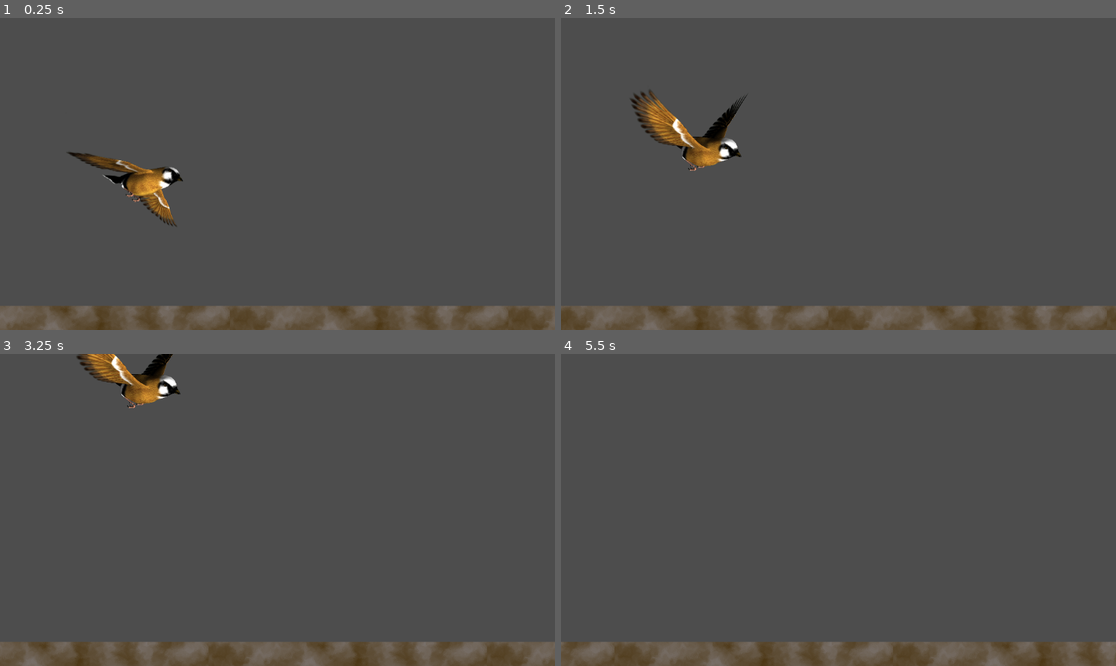
Above: before the commit, frames 1-4 (two rows, left to right).
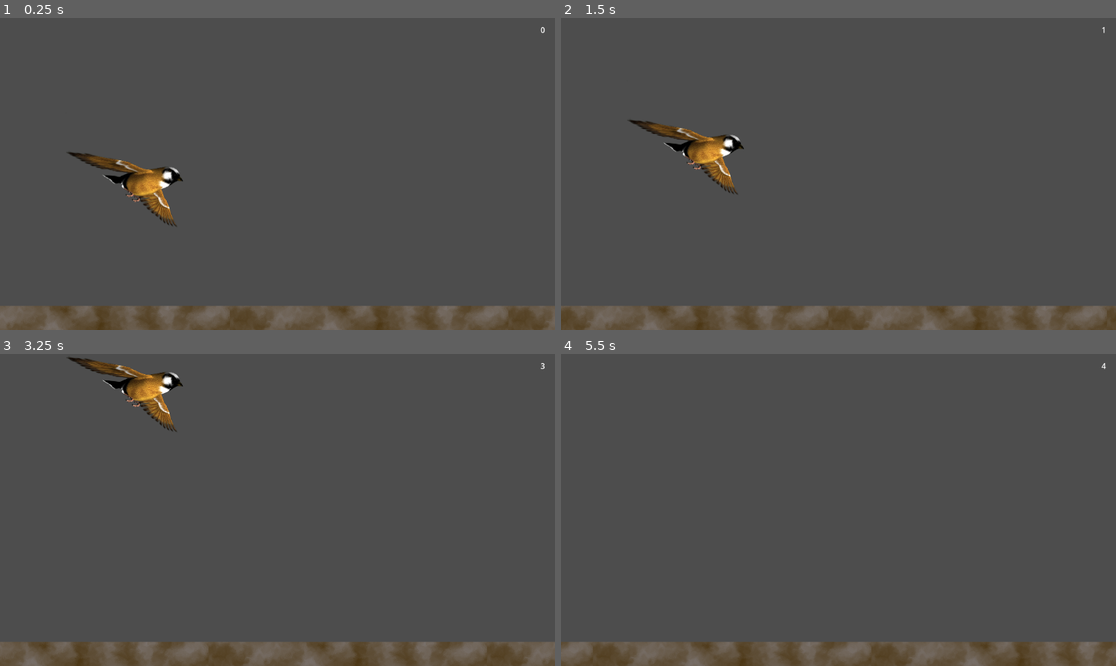
Above: after the commit, the same moments.

Repository: chriscoomber/chriscoomber-godot-flappy-bird
Game: Godot game, scene res://main.tscn
Two runs of this game, one before a commit and one after it. Both use one fixed random seed, a clock stepped at 60 frames per second and the inputs below.
Inputs:
- Up to frame 1 (0.25 s): no input
- Up to frame 2 (1.5 s): tap Space (jump) at 0.77, 1.07 s
- Up to frame 3 (3.25 s): tap Space (jump) at 1.52, 1.82, 3.02 s
- Up to frame 4 (5.5 s): tap Space (jump) at 3.32, 3.77, 4.07, 4.52, 4.82 s; tap Escape (pause, bound only after the commit) at 4.15 s

The runs differ from the first frame. In frame 1, less than 0.1% of the frame differs, in the area x 97-99%, y 2-5%; in frame 2, 2.3%; in frame 3, 1.8%; in frame 4, 3.1%, in the area x 0-100%, y 2-100%.

Commit message:
Add score and pause functionality

Diff:
--- a/ui.gd
+++ b/game_over_retry_ui.gd
@@ -11,4 +11,5 @@
 
 # Called every frame. 'delta' is the elapsed time since the previous frame.
 func _process(delta):
-	pass
+	if visible and Input.is_action_just_pressed("restart"):
+		retry_pressed.emit()
--- a/ui.tscn
+++ b/game_over_retry_ui.tscn
@@ -1,6 +1,6 @@
 [gd_scene load_steps=2 format=3 uid="uid://1sowpwys1sf3"]
 
-[ext_resource type="Script" path="res://ui.gd" id="1_mwvwk"]
+[ext_resource type="Script" path="res://game_over_retry_ui.gd" id="1_mwvwk"]
 
 [node name="GameOver" type="Control"]
 layout_mode = 3
--- a/main.gd
+++ b/main.gd
@@ -5,7 +5,6 @@
 var speed = 400.0
 var player_start_position
 var camera_start_position
-var ui_start_position
 var loaded_area_start_position
 var last_ground_offset = 0
 var ground_width = 578
@@ -16,35 +15,48 @@
 func _ready():
 	ground_scene_path = $Ground.scene_file_path
 	ground_scene = load(ground_scene_path)
-	$Ui.hide()
+	$UiLayer/GameOverRetryUi.hide()
 	player_start_position = $Player.position
 	camera_start_position = $Camera.position
-	ui_start_position = $Ui.position
 	loaded_area_start_position = $LoadedArea.position
+	$UiLayer/Score.start()
 
 func restart_game():
 	current_position = 0.0
 	last_ground_offset = 0
 	is_paused = true
-	$Ui.hide()
+	$UiLayer/GameOverRetryUi.hide()
 	$Player.get_ready(player_start_position)
 	$Camera.position = camera_start_position
-	$Ui.position = ui_start_position
 	$LoadedArea.position = loaded_area_start_position
+	$UiLayer/Score.score = 0
+
 	await get_tree().create_timer(1.0).timeout
 	is_paused = false
 	$Player.go()
+	$UiLayer/Score.start()
 
 func game_over():
 	print('game_over')
-	$Ui.show()
+	$UiLayer/Score.stop()
+	$UiLayer/GameOverRetryUi.set_score($UiLayer/Score.score)
+	$UiLayer/GameOverRetryUi.show()
 
 # Called every frame. 'delta' is the elapsed time since the previous frame.
 func _process(delta):
+	if Input.is_action_just_pressed("pause"):
+		if not is_paused:
+			is_paused = true
+			$UiLayer/Score.pause()
+			$Player.pause()
+		else:
+			is_paused = false
+			$UiLayer/Score.unpause()
+			$Player.unpause()
+
 	if not is_paused:
 		current_position += delta * speed
 		$Camera.position.x += delta * speed
-		$Ui.position.x += delta * speed
 		$LoadedArea.position.x += delta * speed
 		maybe_spawn_ground()
 
--- a/main.tscn
+++ b/main.tscn
@@ -1,9 +1,10 @@
-[gd_scene load_steps=6 format=3 uid="uid://xvwstw8vcwux"]
+[gd_scene load_steps=7 format=3 uid="uid://xvwstw8vcwux"]
 
 [ext_resource type="PackedScene" uid="uid://hcq3muudqw16" path="res://player.tscn" id="1_bvkch"]
 [ext_resource type="Script" path="res://main.gd" id="1_h64j8"]
 [ext_resource type="PackedScene" uid="uid://nwcja8reylsr" path="res://ground.tscn" id="3_43afu"]
-[ext_resource type="PackedScene" uid="uid://1sowpwys1sf3" path="res://ui.tscn" id="3_v6fab"]
+[ext_resource type="PackedScene" uid="uid://1sowpwys1sf3" path="res://game_over_retry_ui.tscn" id="3_v6fab"]
+[ext_resource type="PackedScene" uid="uid://o3qlu4gw1dm" path="res://score.tscn" id="5_2dkdl"]
 
 [sub_resource type="RectangleShape2D" id="RectangleShape2D_dtctg"]
 size = Vector2(4286, 2201)
@@ -13,8 +14,6 @@
 
 [node name="Player" parent="." instance=ExtResource("1_bvkch")]
 position = Vector2(303, 337)
-
-[node name="Ui" parent="." instance=ExtResource("3_v6fab")]
 
 [node name="Camera" type="Camera2D" parent="."]
 position = Vector2(579, 325)
@@ -27,6 +26,12 @@
 
 [node name="Ground" parent="." instance=ExtResource("3_43afu")]
 
+[node name="UiLayer" type="CanvasLayer" parent="."]
+
+[node name="GameOverRetryUi" parent="UiLayer" instance=ExtResource("3_v6fab")]
+
+[node name="Score" parent="UiLayer" instance=ExtResource("5_2dkdl")]
+
 [connection signal="player_died" from="Player" to="." method="_on_player_player_died"]
-[connection signal="retry_pressed" from="Ui" to="." method="_on_game_over_retry_pressed"]
 [connection signal="body_exited" from="LoadedArea" to="." method="_on_loaded_area_body_exited"]
+[connection signal="retry_pressed" from="UiLayer/GameOverRetryUi" to="." method="_on_game_over_retry_pressed"]
--- a/player.gd
+++ b/player.gd
@@ -7,16 +7,20 @@
 const MAX_JUMP_CHARGE = 2.0
 var jump_charge = 0.0
 var accel_y = 0.0
+# Dead, so just slide along the floor comically - no inputs
 var is_dead = false
-var is_paused = false
+# Special status when paused by with 0 momentum - enables us to get around a
+# weird bug where it counts as on the floor still when resuming physics
+# processes
+var is_respawning = false
 
 # Get the gravity from the project settings to be synced with RigidBody nodes.
 var gravity = ProjectSettings.get_setting("physics/2d/default_gravity")
 
 func _physics_process(delta):
-	if is_paused:
+	if is_respawning:
 		move_and_slide()
-		return;
+		return
 
 	if is_on_floor():
 		if not is_dead:
@@ -30,7 +34,7 @@
 	if is_dead:
 		velocity.x = 0.0
 	else:
-		$AnimatedSprite2D.speed_scale = -velocity.y * 0.004
+		$AnimatedSprite2D.speed_scale = 0 # -velocity.y * 0.004
 
 		if Input.is_action_pressed("jump"):
 			# Charging a jump
@@ -59,8 +63,18 @@
 	velocity.y = 0.0
 	accel_y = 0.0
 	$AnimatedSprite2D.play('glide')
-	is_paused = true
+	is_respawning = true
 
 func go():
-	is_paused = false
+	is_respawning = false
 	is_dead = false
+
+func pause():
+	set_physics_process(false)
+	$AnimatedSprite2D.pause()
+	pass
+
+func unpause():
+	set_physics_process(true)
+	$AnimatedSprite2D.play()
+	pass
--- a/project.godot
+++ b/project.godot
@@ -22,6 +22,16 @@
 "events": [Object(InputEventKey,"resource_local_to_scene":false,"resource_name":"","device":-1,"window_id":0,"alt_pressed":false,"shift_pressed":false,"ctrl_pressed":false,"meta_pressed":false,"pressed":false,"keycode":0,"physical_keycode":32,"key_label":0,"unicode":32,"echo":false,"script":null)
 ]
 }
+pause={
+"deadzone": 0.5,
+"events": [Object(InputEventKey,"resource_local_to_scene":false,"resource_name":"","device":-1,"window_id":0,"alt_pressed":false,"shift_pressed":false,"ctrl_pressed":false,"meta_pressed":false,"pressed":false,"keycode":0,"physical_keycode":4194305,"key_label":0,"unicode":0,"echo":false,"script":null)
+]
+}
+restart={
+"deadzone": 0.5,
+"events": [Object(InputEventKey,"resource_local_to_scene":false,"resource_name":"","device":-1,"window_id":0,"alt_pressed":false,"shift_pressed":false,"ctrl_pressed":false,"meta_pressed":false,"pressed":false,"keycode":0,"physical_keycode":32,"key_label":0,"unicode":32,"echo":false,"script":null)
+]
+}
 
 [physics]
 
--- /dev/null
+++ b/score.gd
@@ -0,0 +1,24 @@
+extends RichTextLabel
+
+var _score = 0
+var score:
+	get:
+		return _score
+	set(value):
+		_score = value
+		text = str(_score)
+
+func start():
+	$Timer.start()
+
+func pause():
+	$Timer.paused = true
+
+func unpause():
+	$Timer.paused = false
+
+func stop():
+	$Timer.stop()
+
+func _on_timer_timeout():
+	score += 1
--- /dev/null
+++ b/score.tscn
@@ -0,0 +1,16 @@
+[gd_scene load_steps=2 format=3 uid="uid://o3qlu4gw1dm"]
+
+[ext_resource type="Script" path="res://score.gd" id="1_p2ye1"]
+
+[node name="Score" type="RichTextLabel"]
+offset_left = 1122.0
+offset_top = 13.0
+offset_right = 1162.0
+offset_bottom = 53.0
+text = "0
+"
+script = ExtResource("1_p2ye1")
+
+[node name="Timer" type="Timer" parent="."]
+
+[connection signal="timeout" from="Timer" to="." method="_on_timer_timeout"]
